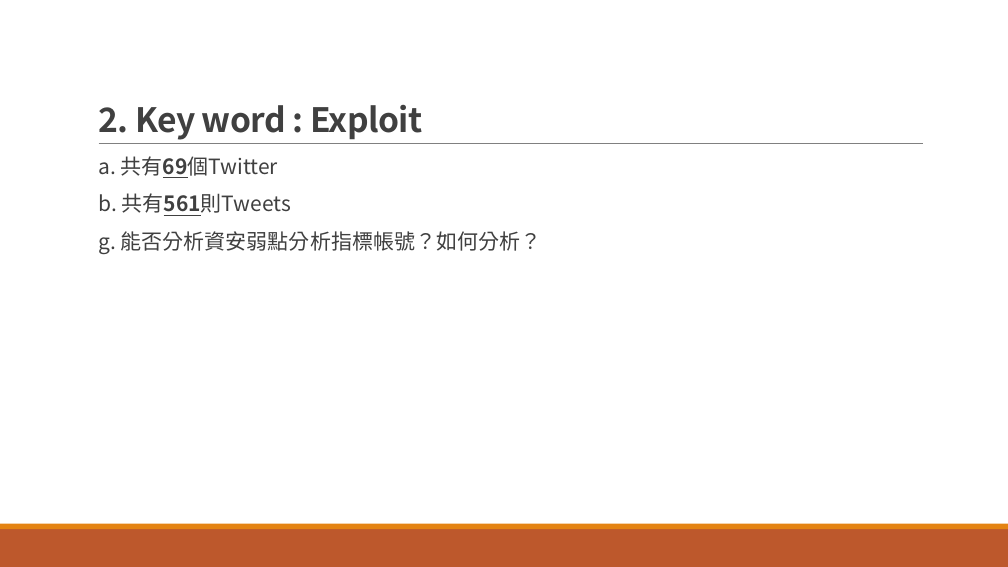
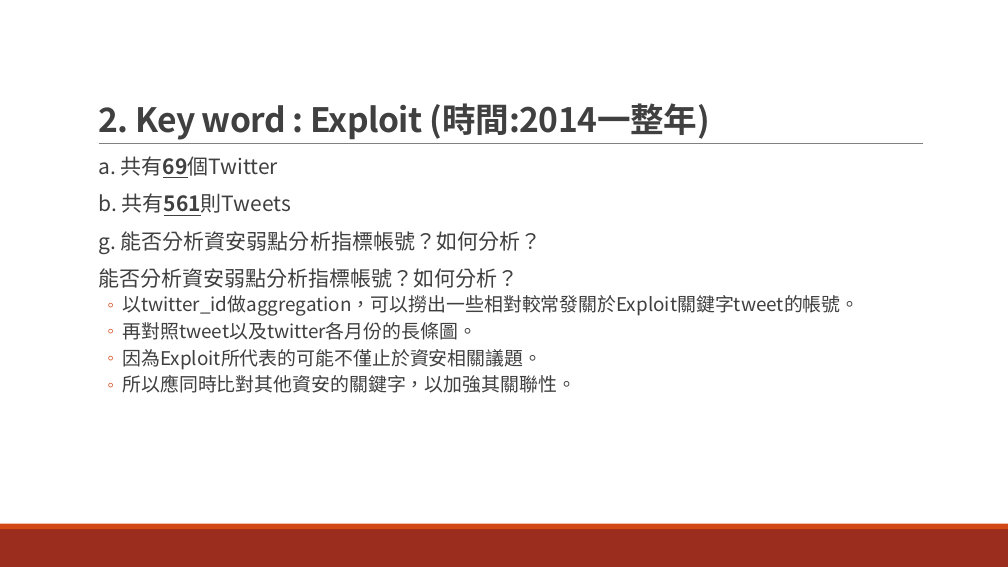
Before and after one commit to savina-chan/2016_socialnetwork, a slide deck: slide 10 of M10515048.pptx (slide 9 before the commit). Drawn at 1008x567 pixels with LibreOffice and Linux fonts; fonts in the diff are those of the drawing. Boxes give left, top, right and bottom in pixels: in the first picture for what was removed or moved away, otherwise in the second. Text is boxed around its words. In the diff, an @@ line names an element or a change of style, - is before the commit and + after.

```diff
--- a/M10515048.pptx
+++ b/M10515048.pptx
@@ title at bbox=[98, 103, 710, 140]: text changed @@
-2. Key word : Exploit
+2. Key word : Exploit (時間:2014一整年)
@@ text at bbox=[98, 268, 859, 393]: paragraphs added @@
+  能否分析資安弱點分析指標帳號？如何分析？
+  ◦ 以twitter_id做aggregation，可以撈出一些相對較常發關於Exploit關鍵字tweet的帳號。
+  ◦ 再對照tweet以及twitter各月份的長條圖。
+  ◦ 因為Exploit所代表的可能不僅止於資安相關議題。
+  ◦ 所以應同時比對其他資安的關鍵字，以加強其關聯性。
@@ rectangle at bbox=[0, 529, 1008, 567]: fill #BD582C to #9B2D1F @@
@@ rectangle at bbox=[0, 524, 1008, 529]: fill #E48312 to #D34817 @@
```
Also in this commit, not shown: 11 other slides changed, 1 slide added.
